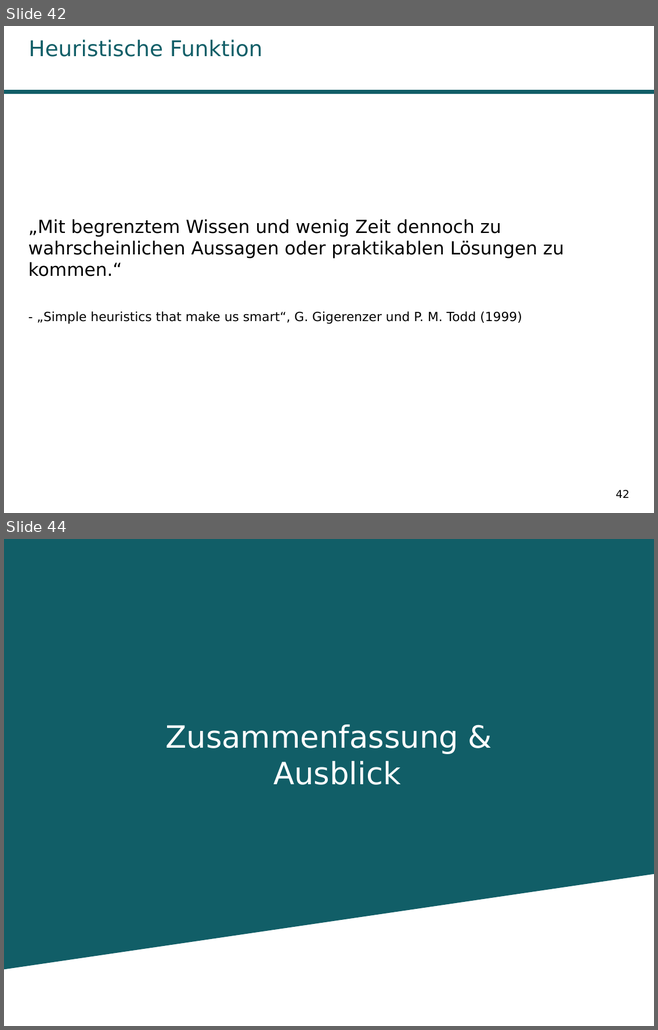
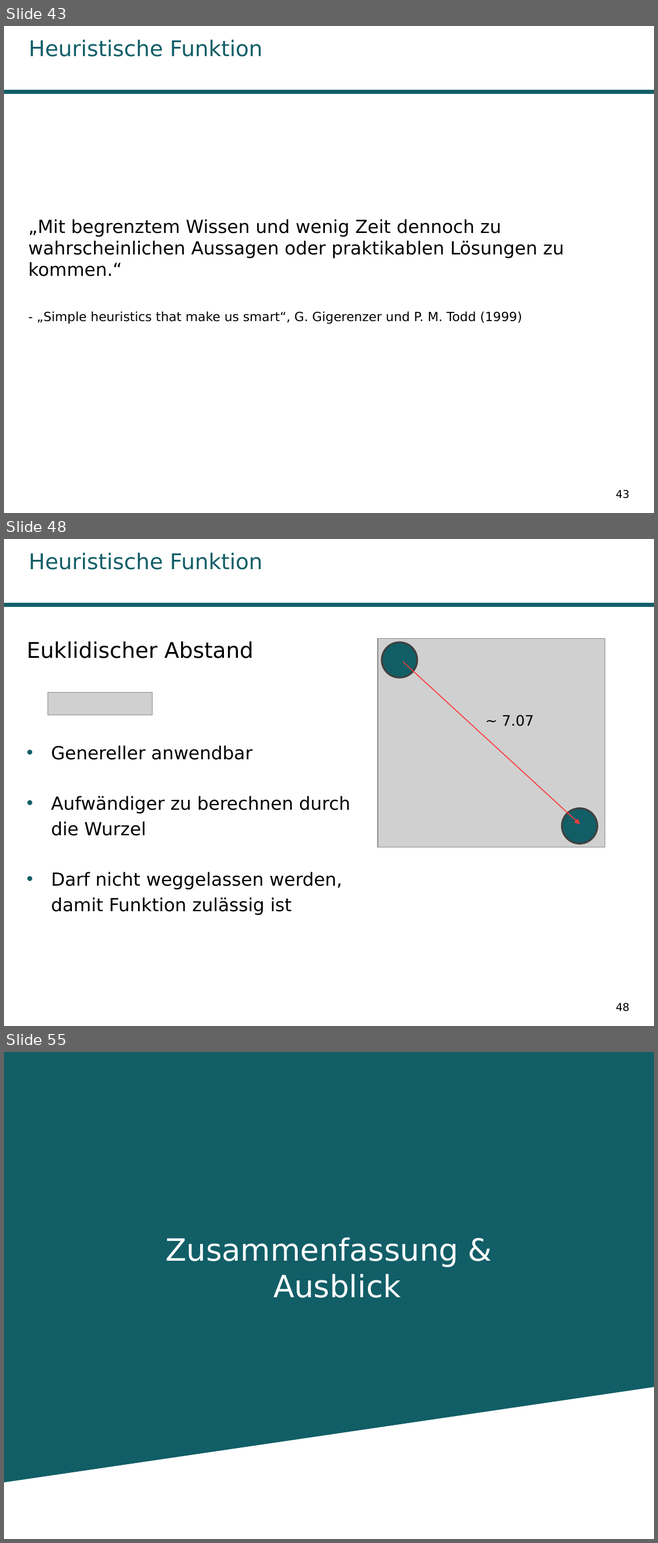
Before and after one commit to Kage0x3B/wissenschaftliches-arbeiten-praesentation, a slide deck: Präsentation Pfadplanungsalgorithmen.odp. Shown one above the other, each under a label of ours: slides 42 and 44 before the commit, slides 43, 48 and 55 after it; the slides between them are not shown. The pictures are 658x1030 and 658x1543 pixels, drawn with LibreOffice and Linux fonts; fonts in the diff are those of the drawing; grey boxes stand for pictures; background and template pictures are left out. Boxes give left, top, right and bottom in pixels: in the first picture for what was removed or moved away, otherwise in the second. Text is boxed around its words. In the diff, an @@ line names an element or a change of style, - is before the commit and + after.

```diff
--- a/Präsentation Pfadplanungsalgorithmen.odp
+++ b/Präsentation Pfadplanungsalgorithmen.odp
@@ slide 48 added at <box>4,539,654,1026</box>, background #FFFFFF; not listed: 1 template element that a slide beside it also shows @@
@@ title added at <box>29,552,263,570</box>, 24 pt, text #115E67 @@
+Heuristische Funktion
@@ text added at <box>27,641,350,915</box>, 20 pt, text #000000 @@
+Euklidischer Abstand
+• Genereller anwendbar
+• Aufwändiger zu berechnen durch
+die Wurzel
+• Darf nicht weggelassen werden,
+damit Funktion zulässig ist
@@ picture added at <box>48,692,152,715</box> @@
@@ group added at <box>378,638,605,848</box>: 2 ellipses, 1 picture, 1 arrow, 1 text @@
+~ 7.07
@@ page number added at <box>615,1003,629,1012</box>, 12 pt, text #000000 @@
+48
@@ what was slide 42 is now slide 43 @@
@@ page number at <box>615,490,629,499</box>: text changed @@
-42
+43
@@ what was slide 44 is now slide 55 @@
```
Also in this commit, not shown: 14 slides changed, 11 other slides added, 1 slide removed, 6 other files.
